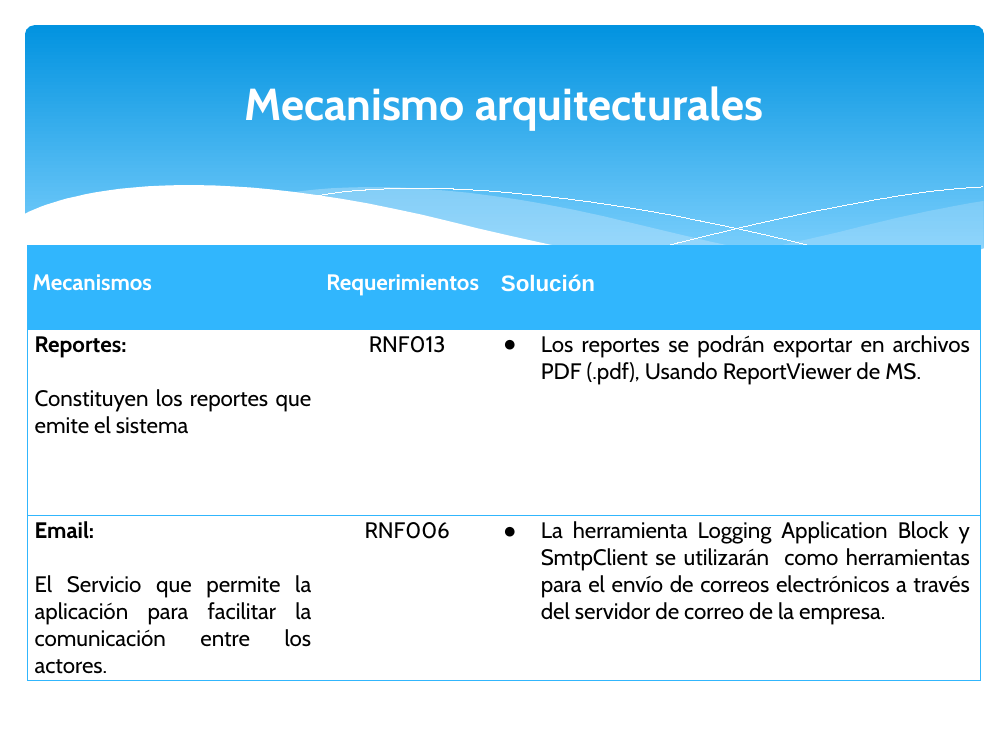
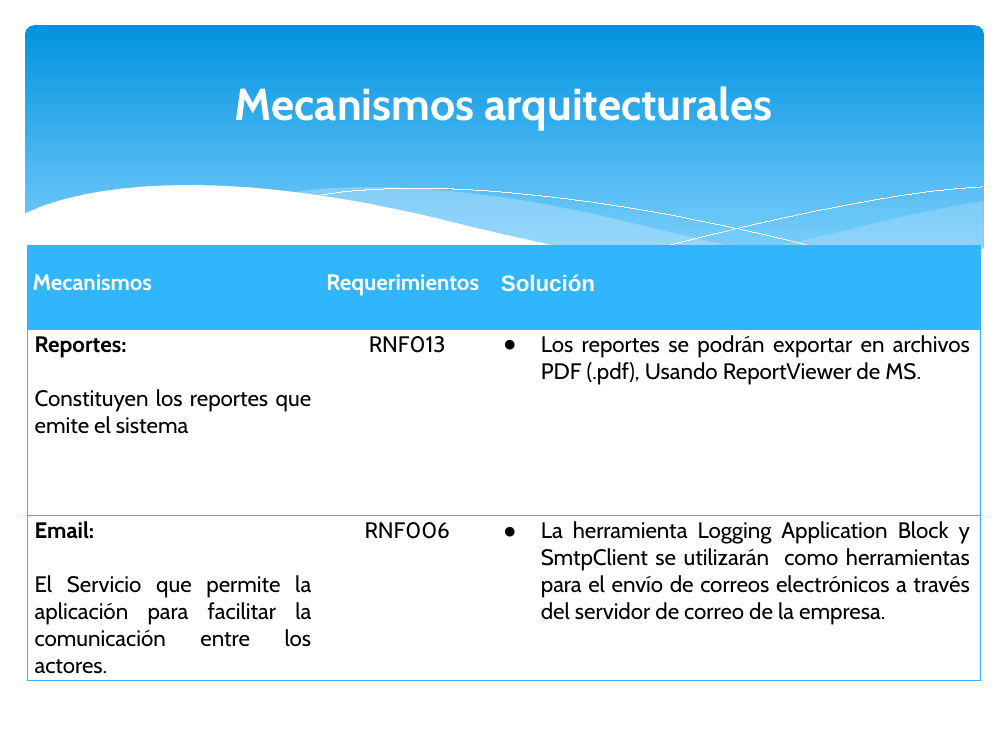
Before and after one commit to orlysemperfi/tp2-contratos-clientes, a slide deck: slide 11 of ITERACION 4/SUB ITERACION 3/PPT I4S3 FINAL v1.pptx. Drawn at 1008x756 pixels with LibreOffice and Linux fonts; fonts in the diff are those of the drawing. Boxes give left, top, right and bottom in pixels: in the first picture for what was removed or moved away, otherwise in the second. Text is boxed around its words. In the diff, an @@ line names an element or a change of style, - is before the commit and + after.

```diff
--- a/ITERACION 4/SUB ITERACION 3/PPT I4S3 FINAL v1.pptx
+++ b/ITERACION 4/SUB ITERACION 3/PPT I4S3 FINAL v1.pptx
@@ text at [235, 86, 772, 131]: text changed @@
-Mecanismo arquitecturales
+Mecanismos arquitecturales
```
Also in this commit, not shown: 3 other slides changed.
